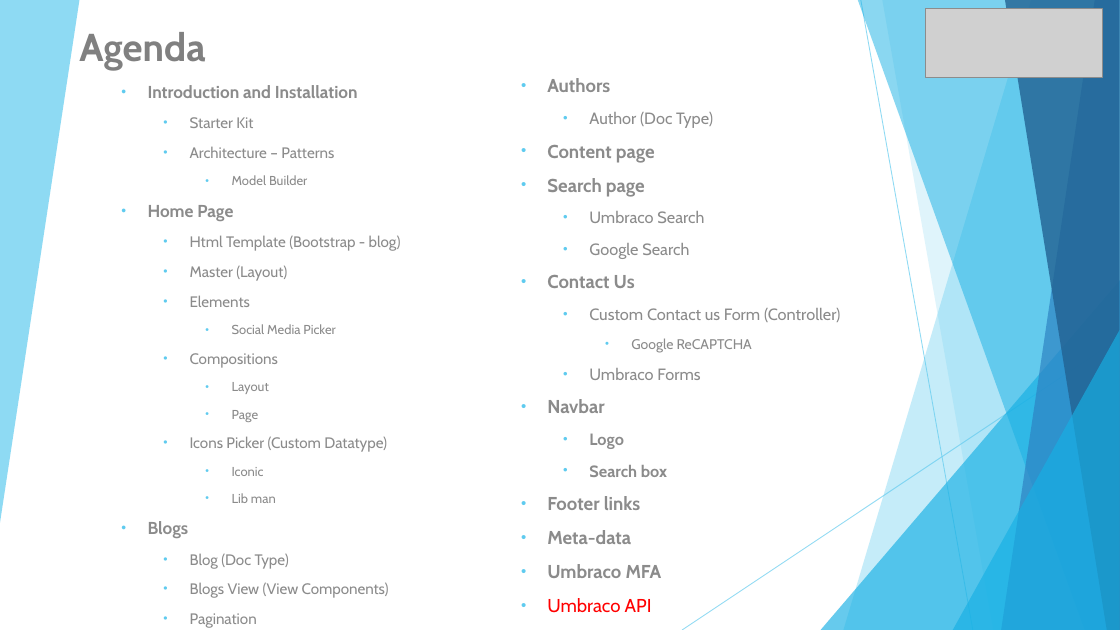
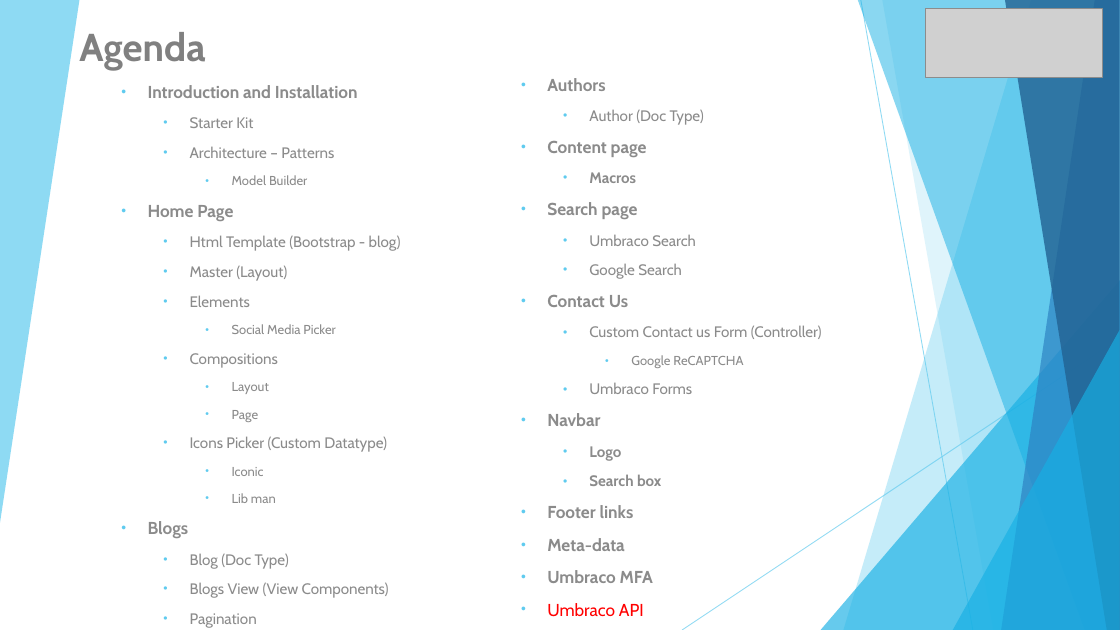
Before and after one commit to Alaeddinalhamoud/Umbraco10-MyBlog, a slide deck: slide 2 of MyBlog/ASP.pptx. Drawn at 1120x630 pixels with LibreOffice and Linux fonts; fonts in the diff are those of the drawing; grey boxes stand for pictures. Boxes give left, top, right and bottom in pixels: in the first picture for what was removed or moved away, otherwise in the second. Text is boxed around its words. In the diff, an @@ line names an element or a change of style, - is before the commit and + after.

Commit message:
PTT

```diff
--- a/MyBlog/ASP.pptx
+++ b/MyBlog/ASP.pptx
@@ text at [547,78,822,583]: size 16 to 14.8 pt in "Authors", "Content page", "Search page", "Contact Us" and 5 more places; size 14 to 12.9 pt in "Author (Doc Type)", "Umbraco Search", "Google Search", "Custom Contact us Form (Controller)" and 3 more places; size 12 to 11.1 pt in "Google ReCAPTCHA" @@
@@ text at [589,172,636,183]: paragraph added @@
+    • Macros
```
